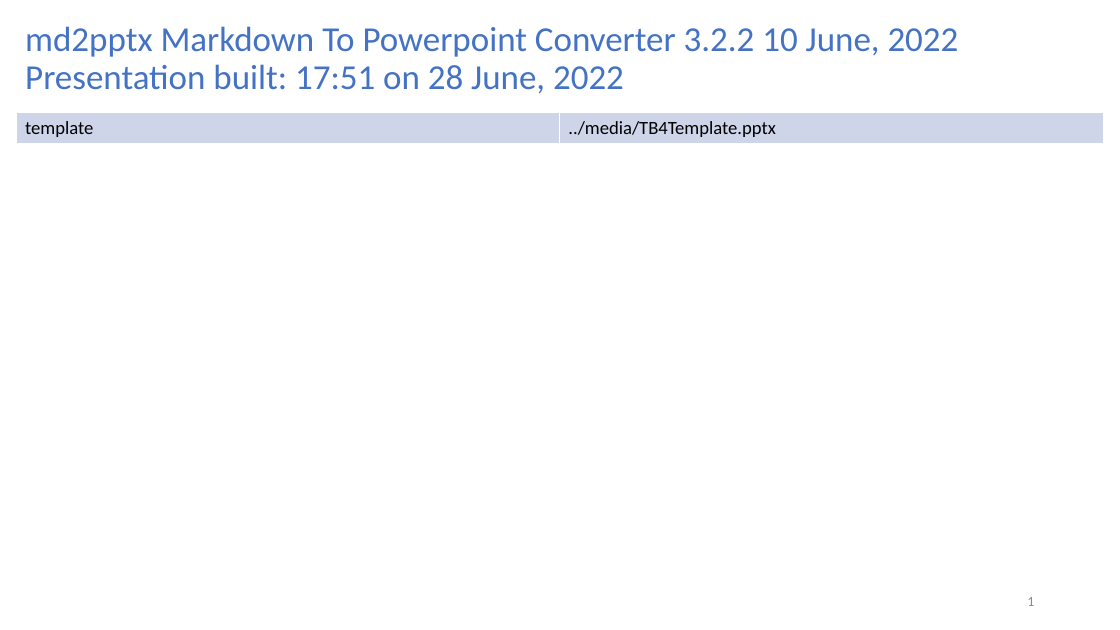
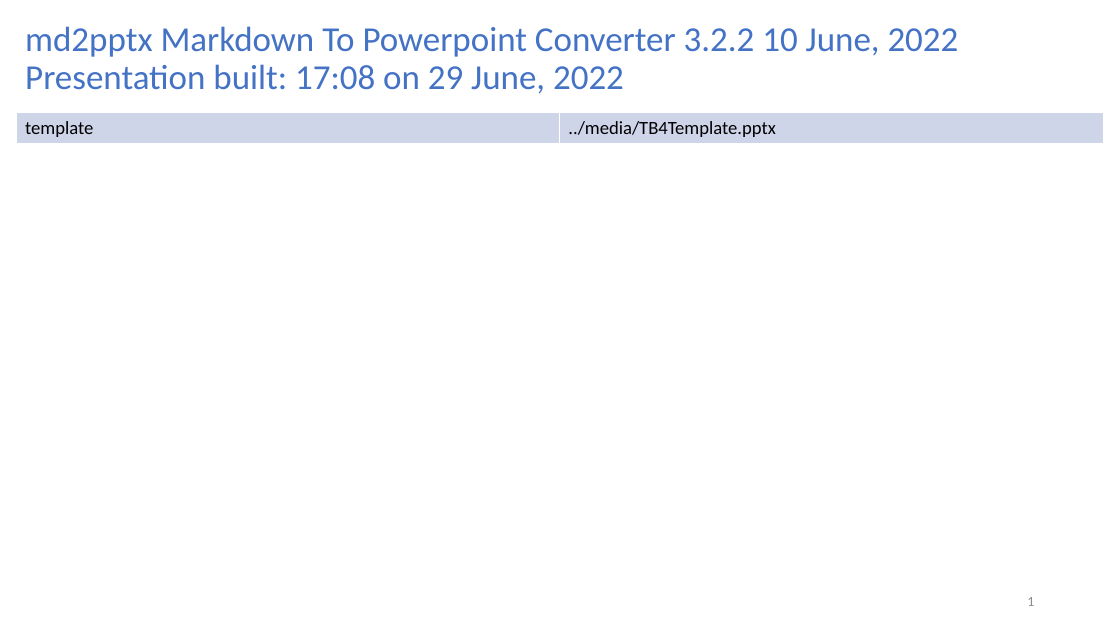
Before and after one commit to turtlebot/TurtleBot4Lessons, a slide deck: slide 1 of units/Unit00-TB4-Introduction/L01-IgnitionBlastoff/U00-L01-IgnitionBlastoff.ppt. Drawn at 1120x630 pixels with LibreOffice and Linux fonts; fonts in the diff are those of the drawing. Boxes give left, top, right and bottom in pixels: in the first picture for what was removed or moved away, otherwise in the second. Text is boxed around its words. In the diff, an @@ line names an element or a change of style, - is before the commit and + after.

```diff
--- a/units/Unit00-TB4-Introduction/L01-IgnitionBlastoff/U00-L01-IgnitionBlastoff.ppt
+++ b/units/Unit00-TB4-Introduction/L01-IgnitionBlastoff/U00-L01-IgnitionBlastoff.ppt
@@ title at [25,26,959,94]: text changed @@
-md2pptx Markdown To Powerpoint Converter 3.2.2 10 June, 2022
-Presentation built: 17:51 on 28 June, 2022
+md2pptx Markdown To Powerpoint Converter 3.2.2 10 June, 2022
+Presentation built: 17:08 on 29 June, 2022
```
Also in this commit, not shown: 10 other slides changed, 3 other files.
